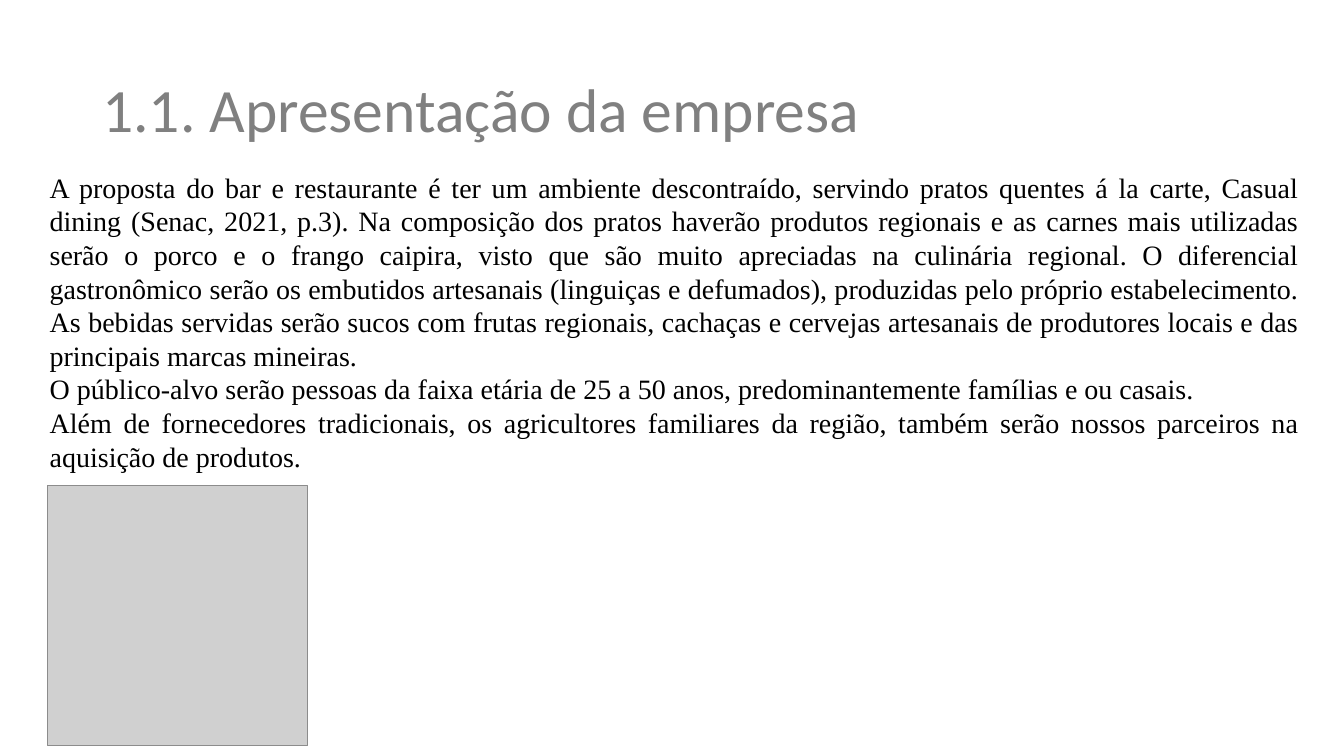
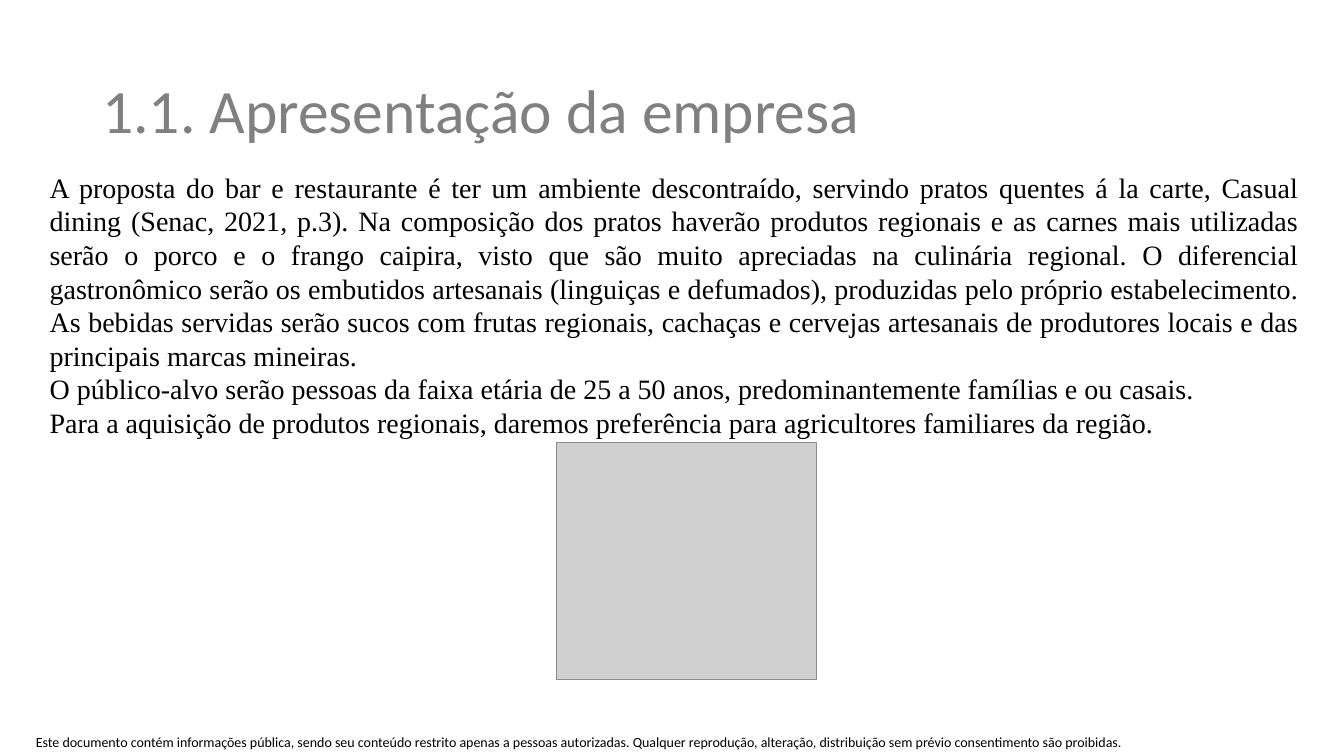
Before and after one commit to renatomarcio18081971/trabalhodeconclusao, a slide deck: slide 3 of plano-de-negocios-restaurante-tioto.pptx. Drawn at 1344x756 pixels with LibreOffice and Linux fonts; fonts in the diff are those of the drawing; grey boxes stand for pictures; background and template pictures are left out. Boxes give left, top, right and bottom in pixels: in the first picture for what was removed or moved away, otherwise in the second. Text is boxed around its words. In the diff, an @@ line names an element or a change of style, - is before the commit and + after.

```diff
--- a/plano-de-negocios-restaurante-tioto.pptx
+++ b/plano-de-negocios-restaurante-tioto.pptx
@@ text at [50,413,1153,439]: text changed @@
-Além de fornecedores tradicionais, os agricultores familiares da região, também serão nossos parceiros na aquisição de produtos.
+Para a aquisição de produtos regionais, daremos preferência para agricultores familiares da região.
@@ picture: place and size @@
-picture at [47,486,308,746]
+picture at [557,443,817,679]
@@ text added at [36,737,1121,750], 10 pt, text #000000 @@
+Este documento contém informações pública, sendo seu conteúdo restrito apenas a pessoas autorizadas. Qualquer reprodução, alteração, distribuição sem prévio consentimento são proibidas.
```
Also in this commit, not shown: 9 other slides changed, 4 slides added, 1 slide removed, 1 other file.
